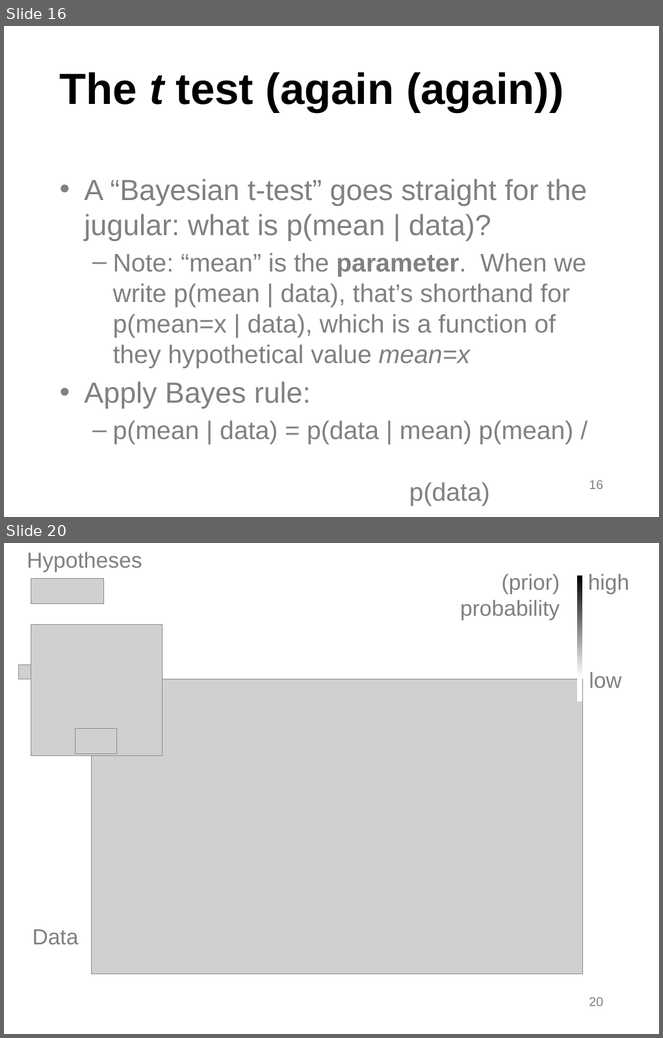
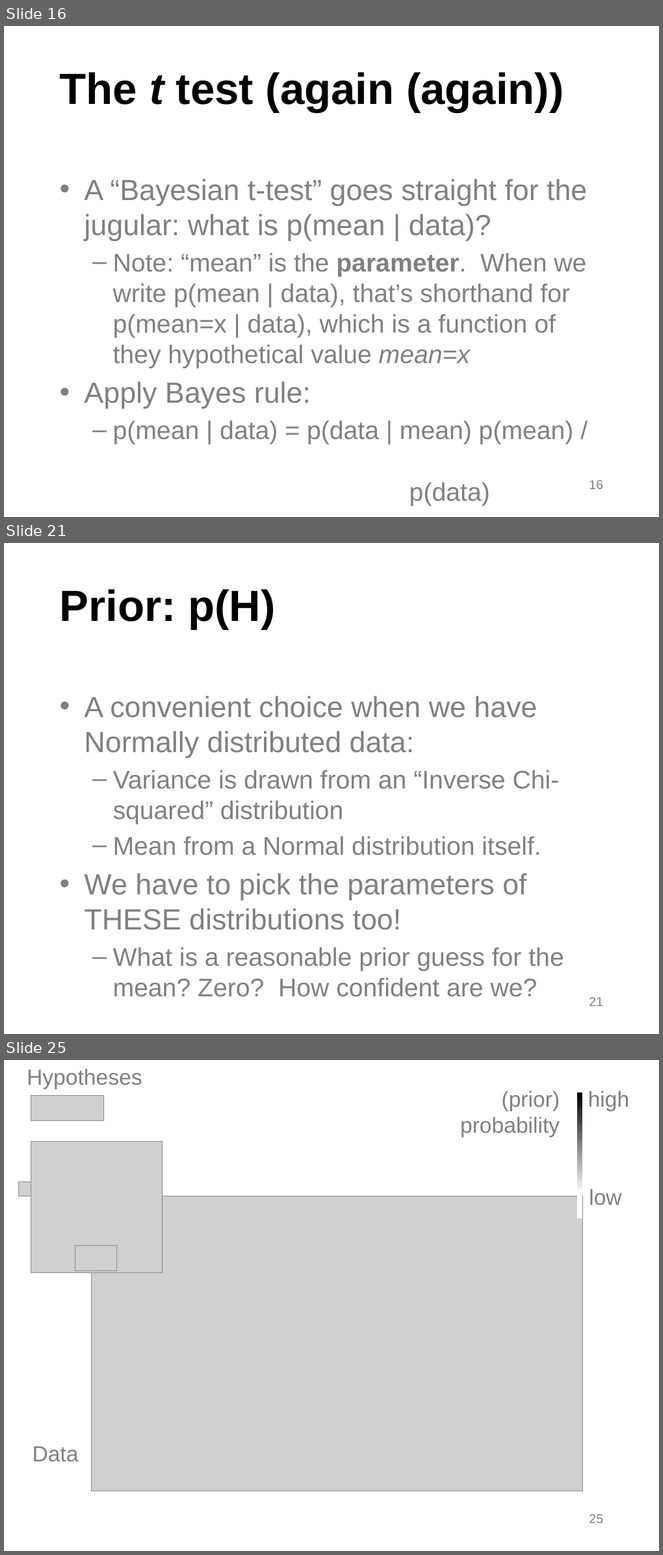
Before and after one commit to kleinschmidt/rutgers-deeper-data-analysis, a slide deck: bayes/deeper-data-bayes.pptx. Shown one above the other, each under a label of ours: slides 16 and 20 before the commit, slides 16, 21 and 25 after it; the slides between them are not shown. The pictures are 663x1038 and 663x1555 pixels, drawn with LibreOffice and Linux fonts; fonts in the diff are those of the drawing; grey boxes stand for pictures; background and template pictures are left out. Boxes give left, top, right and bottom in pixels: in the first picture for what was removed or moved away, otherwise in the second. Text is boxed around its words. In the diff, an @@ line names an element or a change of style, - is before the commit and + after.

```diff
--- a/bayes/deeper-data-bayes.pptx
+++ b/bayes/deeper-data-bayes.pptx
@@ slide 21 added at bbox=[4, 543, 659, 1034], background #FFFFFF @@
@@ title added at bbox=[60, 589, 275, 629], 48 pt, text #000000, bold @@
+Prior: p(H)
@@ text added at bbox=[84, 696, 564, 997], 28 pt, text #808080 @@
+• A convenient choice when we have Normally distributed data:
+  – Variance is drawn from an “Inverse Chi-squared” distribution
+  – Mean from a Normal distribution itself.
+• We have to pick the parameters of THESE distributions too!
+  – What is a reasonable prior guess for the mean? Zero? How confident are we?
@@ page number added at bbox=[589, 997, 603, 1006], 14 pt, text #808080 @@
+21
@@ what was slide 20 is now slide 25 @@
@@ page number at bbox=[589, 1514, 603, 1523]: text changed @@
-20
+25
```
Also in this commit, not shown: 1 slide changed, 8 other slides added, 2 slides removed, 3 other files.
